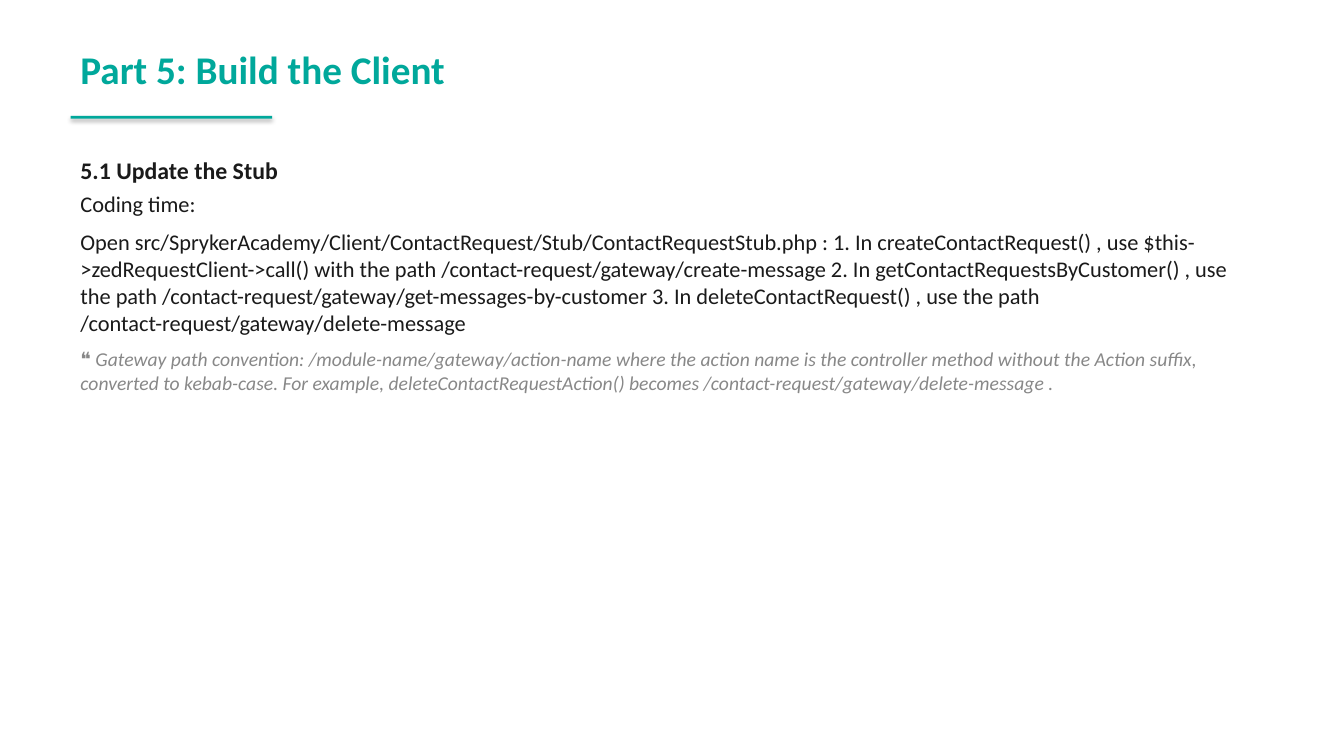
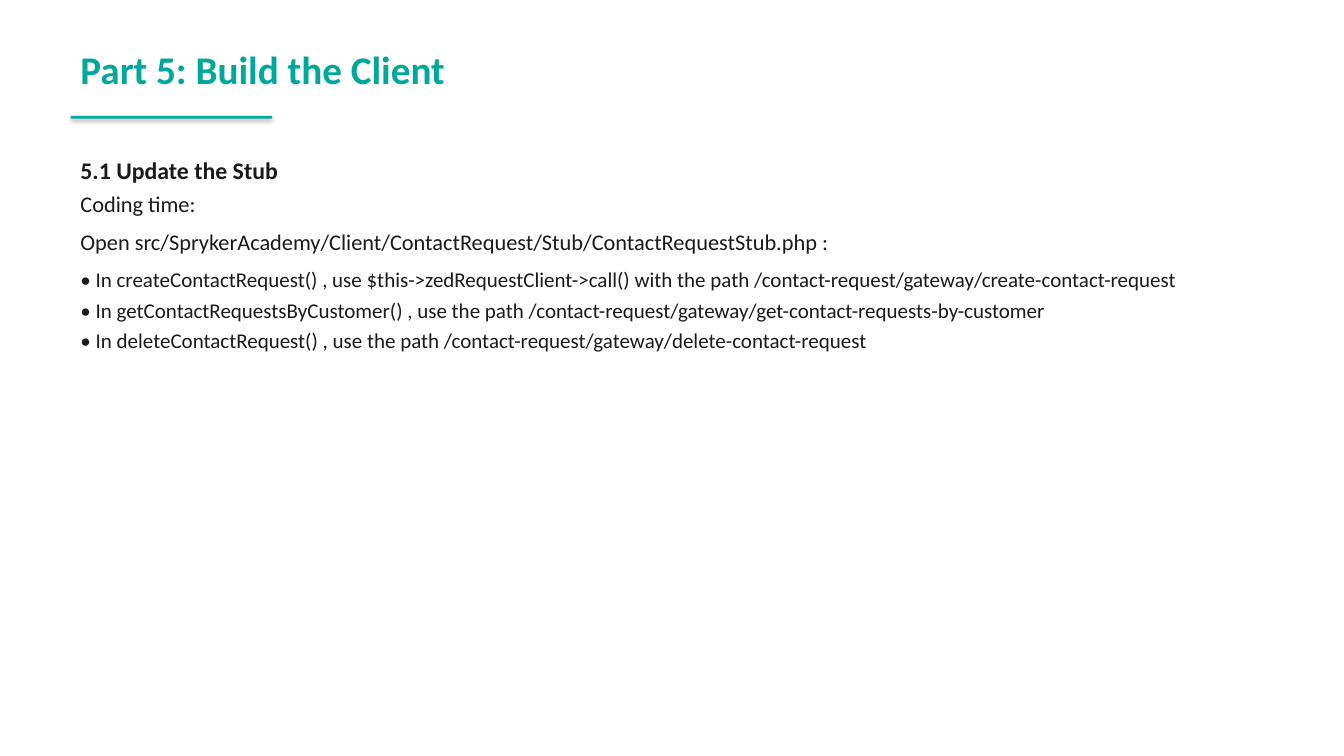
Before and after one commit to spryker-academy/instructor-exercises, a slide deck: slide 173 of guides-pptx/spryker-academy-fundamental.pptx (slide 153 before the commit). Drawn at 1344x756 pixels with LibreOffice and Linux fonts; fonts in the diff are those of the drawing. Boxes give left, top, right and bottom in pixels: in the first picture for what was removed or moved away, otherwise in the second. Text is boxed around its words. In the diff, an @@ line names an element or a change of style, - is before the commit and + after.

```diff
--- a/guides-pptx/spryker-academy-fundamental.pptx
+++ b/guides-pptx/spryker-academy-fundamental.pptx
@@ text at (80,234,1176,352): text changed; size 16 to 15 pt @@
-Open src/SprykerAcademy/Client/ContactRequest/Stub/ContactRequestStub.php : 1. In createContactRequest() , use $this->zedRequestClient->call() with the path /contact-request/gateway/create-message 2. In getContactRequestsByCustomer() , use the path /contact-request/gateway/get-messages-by-customer 3. In deleteContactRequest() , use the path /contact-request/gateway/delete-message
-❝ Gateway path convention: /module-name/gateway/action-name where the action name is the controller method without the Action suffix, converted to kebab-case. For example, deleteContactRequestAction() becomes /contact-request/gateway/delete-message .
+Open src/SprykerAcademy/Client/ContactRequest/Stub/ContactRequestStub.php :
+• In createContactRequest() , use $this->zedRequestClient->call() with the path /contact-request/gateway/create-contact-request
+• In getContactRequestsByCustomer() , use the path /contact-request/gateway/get-contact-requests-by-customer
+• In deleteContactRequest() , use the path /contact-request/gateway/delete-contact-request
```
Also in this commit, not shown: 23 other slides changed, 22 slides added, 11 other files.
